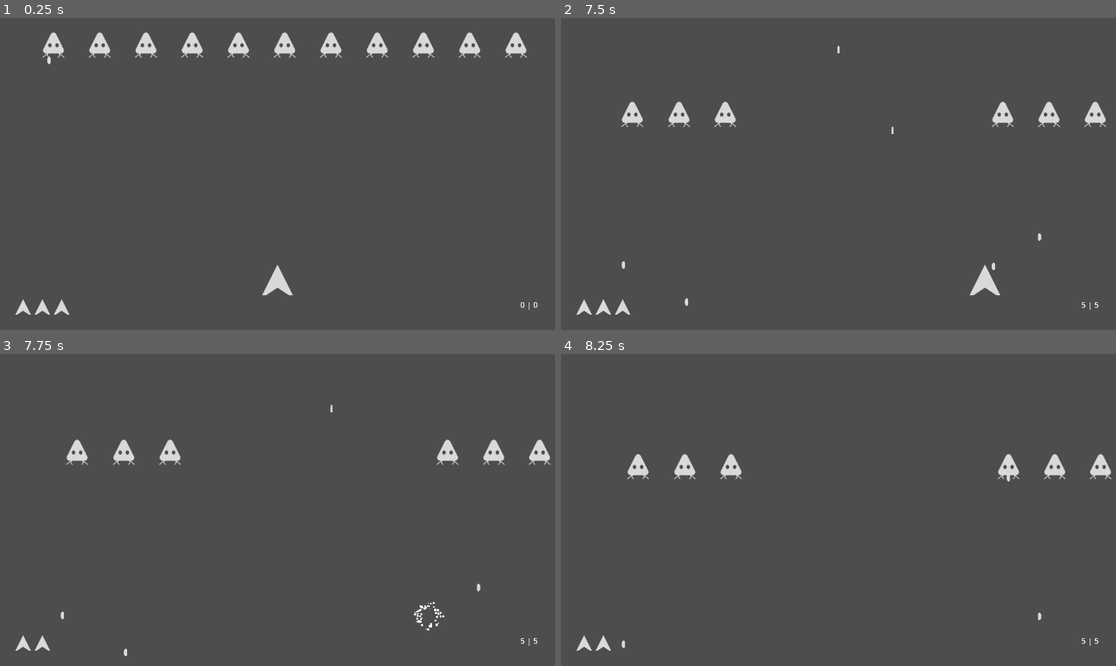
Above: before the commit, frames 1-4 (two rows, left to right).
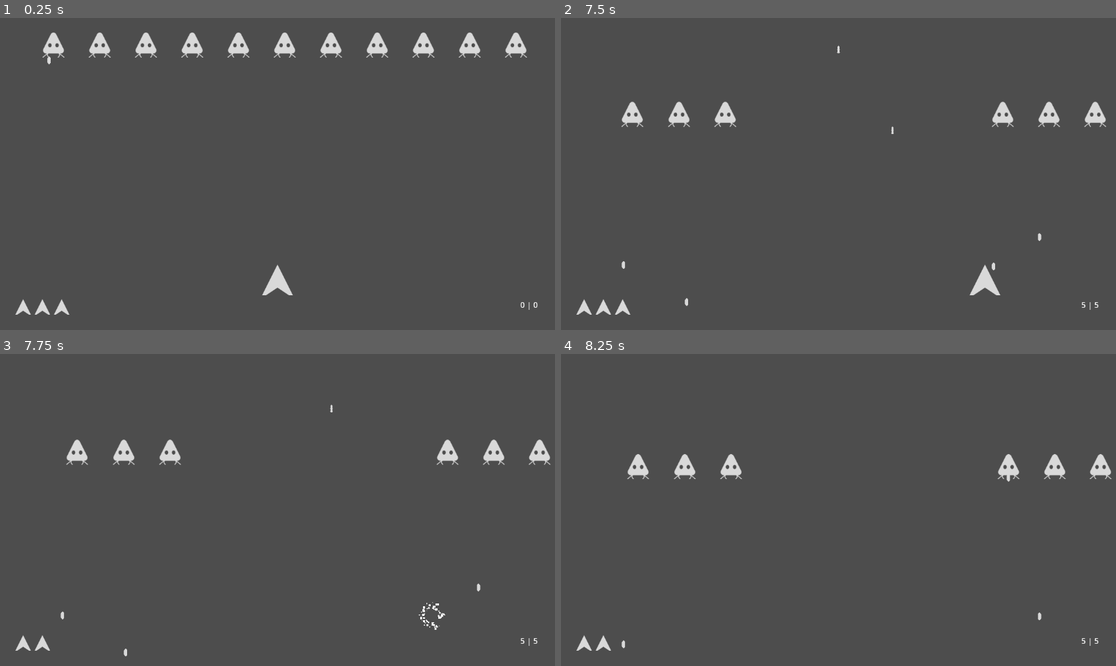
Above: after the commit, the same moments.

Repository: DevlinRocha/space-invaders
Game: Godot game, scene res://scenes/main.tscn
Same seed, same stepped clock (60 frames per second), same inputs: the game is played once before the commit and once after it.
Inputs:
- Up to frame 1 (0.25 s): no input
- Up to frame 2 (7.5 s): hold D (right) 0.53-1.28 s; hold Space (shoot) 0.53-1.28 s; hold A (left) 1.28-2.03 s; tap Space (shoot) every 1.5 s from 1.35 to 7.35 s; hold Space (shoot) 2.03-2.78 s; hold D (right) 2.03-3.53 s; hold Space (shoot) 3.53-4.28 s; hold A (left) 3.53-5.78 s; hold Space (shoot) 5.03-5.78 s; hold D (right) from 5.78 s (still down); hold Space (shoot) 6.53-7.28 s
- Up to frame 3 (7.75 s): keep holding D (right)
- Up to frame 4 (8.25 s): release D (right) at 8.03 s; hold A (left) from 8.03 s (still down); hold Space (shoot) from 8.03 s (still down)

Frames 1-2 are identical in both runs. In frame 3, 0.2% of the frame differs, in the area x 74-81%, y 79-89%; in frame 4, nothing differs.

Commit message:
adjust hitbox

Diff:
--- a/scenes/player.tscn
+++ b/scenes/player.tscn
@@ -12,7 +12,7 @@
 texture = ExtResource("1_tfdyp")
 
 [node name="CollisionPolygon2D" type="CollisionPolygon2D" parent="."]
-polygon = PackedVector2Array(-34, 32, -23, 32, 0, 17, 23, 32, 34, 32, 0, -38)
+polygon = PackedVector2Array(-34, 32, -23, 32, 0, 17, 23, 32, 34, 32, 0, -34)
 
 [node name="Rocket Launcher" parent="." instance=ExtResource("3_veusx")]
 position = Vector2(0, -31)
